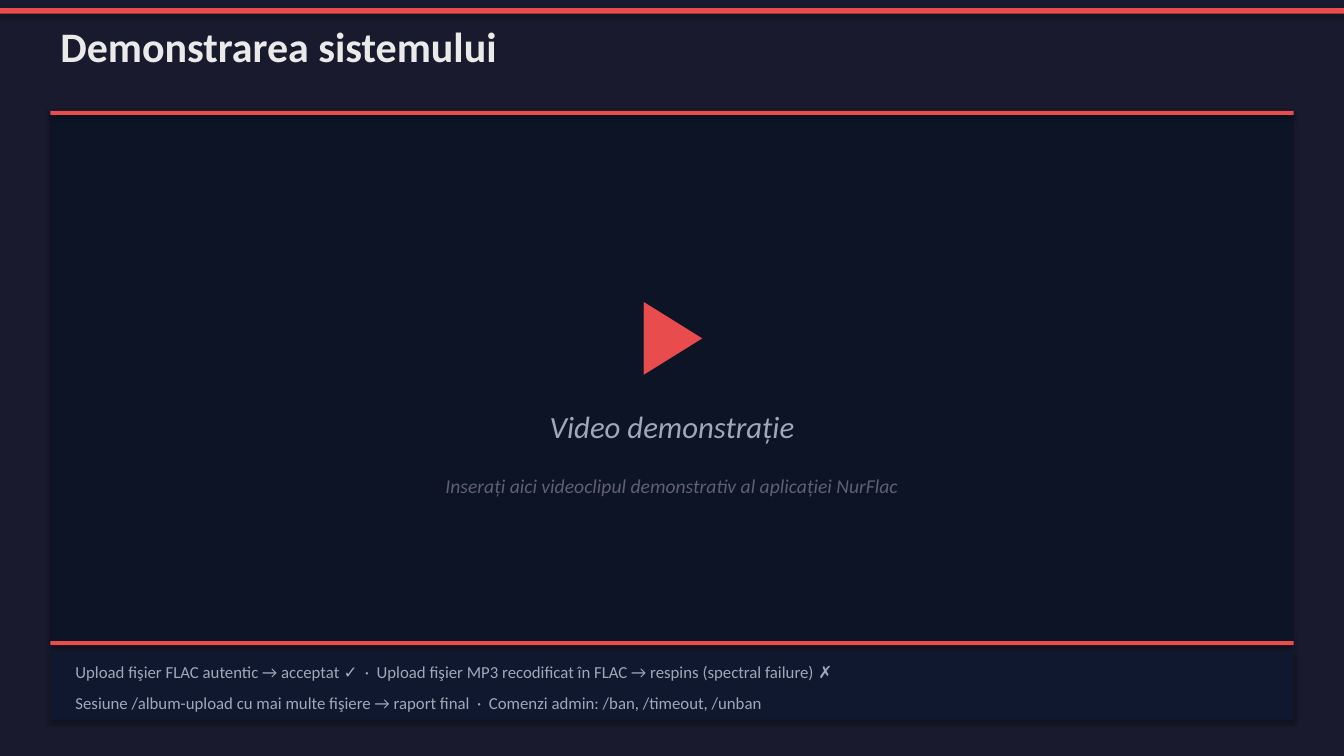
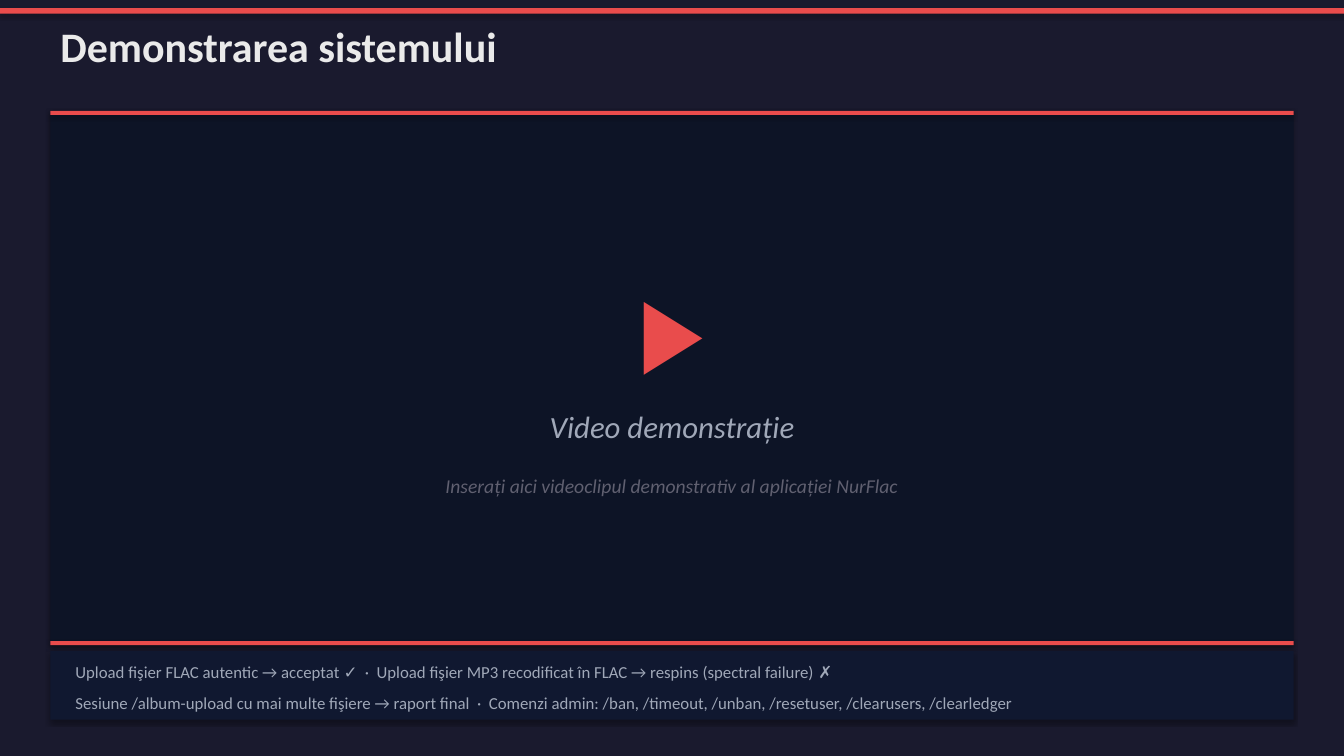
Before and after one commit to Heiwa03/NurFlac, a slide deck: slide 14 of raport/NurFlac_Prezentare.pptx. Drawn at 1344x756 pixels with LibreOffice and Linux fonts; fonts in the diff are those of the drawing. Boxes give left, top, right and bottom in pixels: in the first picture for what was removed or moved away, otherwise in the second. Text is boxed around its words. In the diff, an @@ line names an element or a change of style, - is before the commit and + after.

Commit message:
chore(diagrams,docs): sync UML diagrams, report, and presentation with new admin commands
Update diagrams 02, 08, 11, 12 and regenerate the annual report and
defense presentation to reflect the three new admin commands
(/resetuser, /clearusers, /clearledger) and the corresponding
interface additions (IUserRepository.ResetAsync/ClearAllAsync,
IUserService.ResetUserAsync/ClearAllUsersAsync,
ILedgerRepository.ClearAsync, LedgerService.ClearAsync).

```diff
--- a/raport/NurFlac_Prezentare.pptx
+++ b/raport/NurFlac_Prezentare.pptx
@@ text at box(75, 697, 1011, 712): text changed @@
-Sesiune /album-upload cu mai multe fişiere → raport final · Comenzi admin: /ban, /timeout, /unban
+Sesiune /album-upload cu mai multe fişiere → raport final · Comenzi admin: /ban, /timeout, /unban, /resetuser, /clearusers, /clearledger
```
Also in this commit, not shown: 1 other slide changed, 7 other files.
